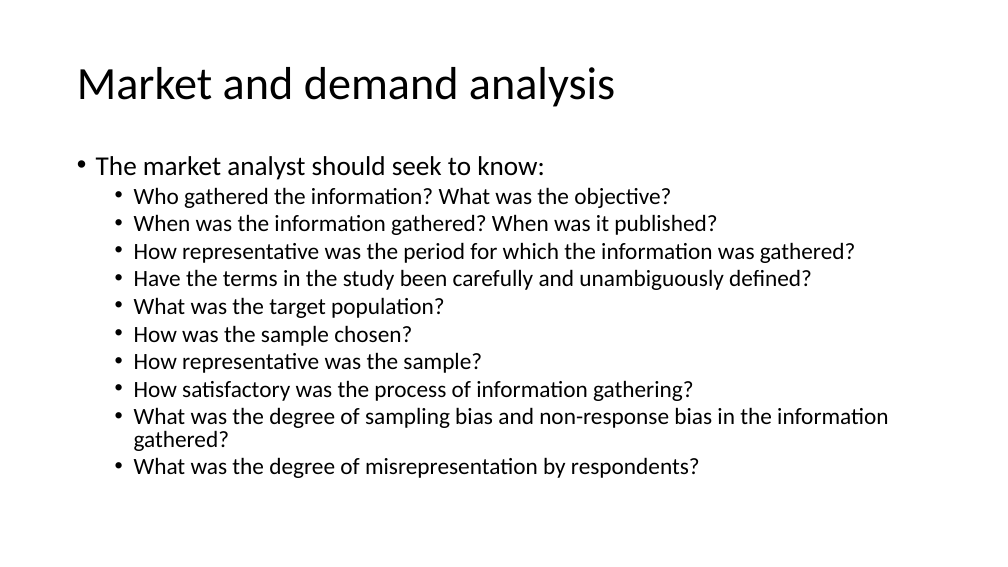
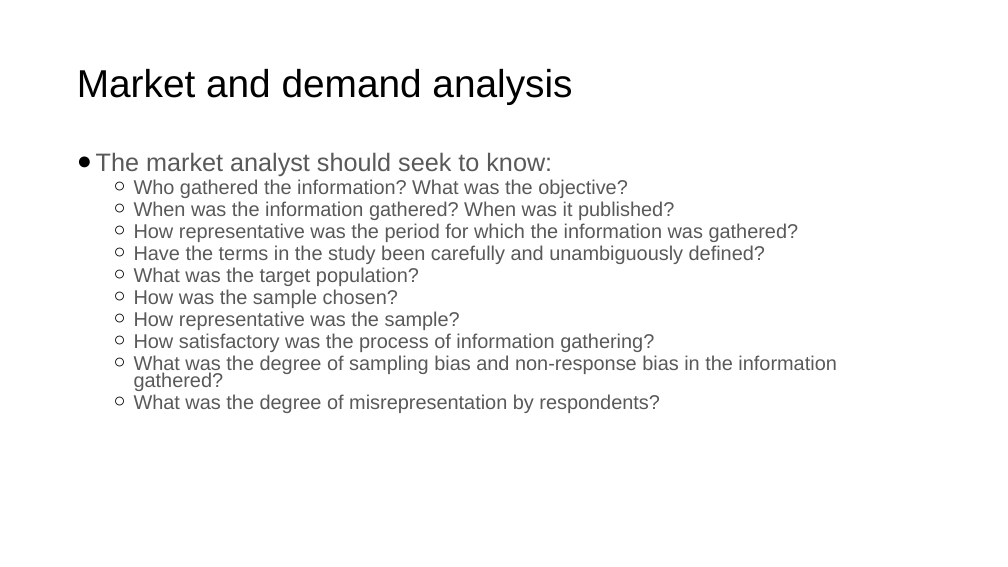
Before and after one commit to vk0810-k/College-B.Tech, a slide deck: slide 5 of Fourth Year/SEM VIII/IT Project Management - Prof. Asha Rawat/Ppt's/Unit 1.pptx (slide 4 before the commit). Drawn at 1008x567 pixels with LibreOffice and Linux fonts; fonts in the diff are those of the drawing. Boxes give left, top, right and bottom in pixels: in the first picture for what was removed or moved away, otherwise in the second. Text is boxed around its words. In the diff, an @@ line names an element or a change of style, - is before the commit and + after.

```diff
--- a/Fourth Year/SEM VIII/IT Project Management - Prof. Asha Rawat/Ppt's/Unit 1.pptx
+++ b/Fourth Year/SEM VIII/IT Project Management - Prof. Asha Rawat/Ppt's/Unit 1.pptx
@@ title "Market and demand analysis" at (77, 69, 572, 104): size 44 to 37 pt, font Calibri to Arial @@
@@ text "The market analyst should seek ..." at (96, 152, 836, 413): size 25.9 to 24 pt in "The market analyst should seek to know:"; font Calibri to Arial, text colour #000000 to #595959, size 22.2 to 19 pt; bullet • to ●; line spacing 0.8 to 0.7; less space between paragraphs; bullet • to ○ @@
```
Also in this commit, not shown: 42 other slides changed, 9 slides added, 2 slides removed, 8 other files.
